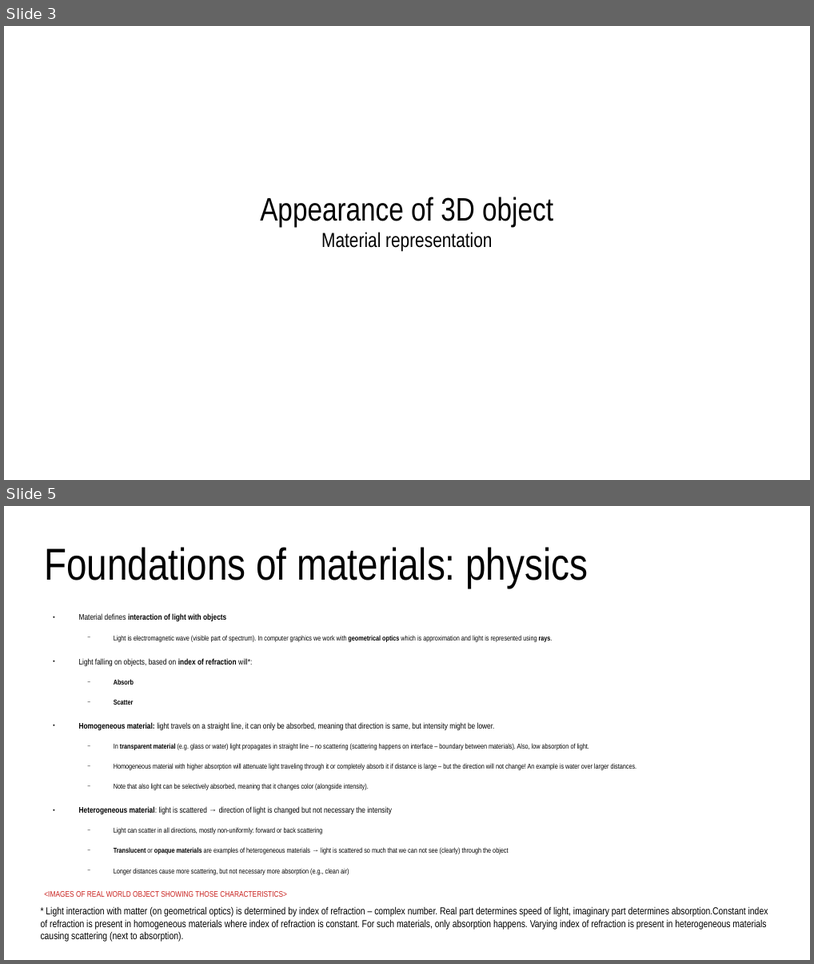
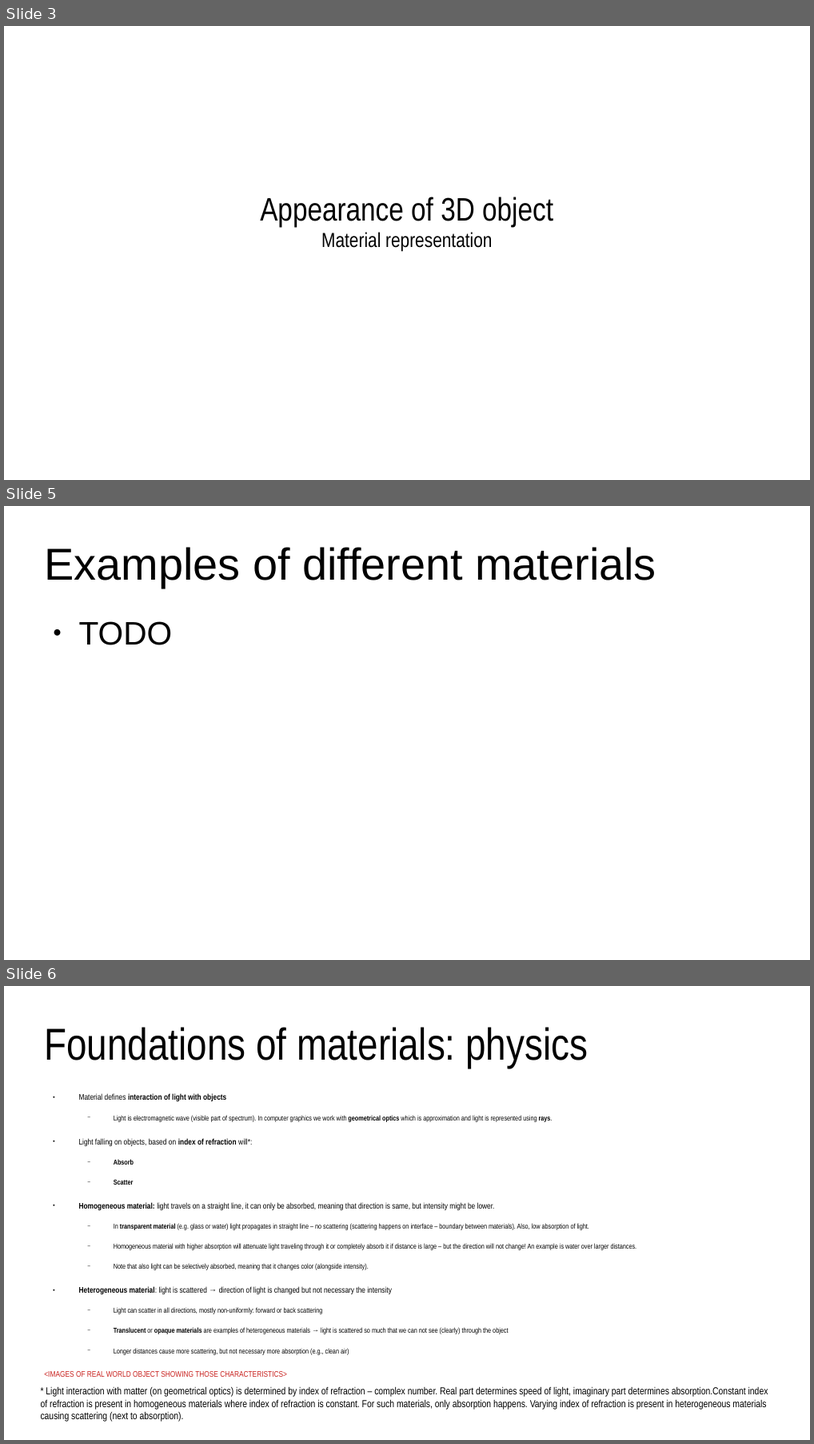
Before and after one commit to lorentzo/IntroductionToComputerGraphics, a slide deck: lectures/3_foundations_3d_scene/3_2_2_3D_models_material.odp. Shown one above the other, each under a label of ours: slides 3 and 5 before the commit, slides 3, 5 and 6 after it; the slides between them are not shown. The pictures are 814x964 and 814x1444 pixels, drawn with LibreOffice and Linux fonts; fonts in the diff are those of the drawing. Boxes give left, top, right and bottom in pixels: in the first picture for what was removed or moved away, otherwise in the second. Text is boxed around its words. In the diff, an @@ line names an element or a change of style, - is before the commit and + after.

```diff
--- a/lectures/3_foundations_3d_scene/3_2_2_3D_models_material.odp
+++ b/lectures/3_foundations_3d_scene/3_2_2_3D_models_material.odp
@@ slide 5 added at (4, 506, 810, 960), background #FFFFFF @@
@@ title added at (44, 547, 657, 588), 44 pt, text #000000 @@
+Examples of different materials
@@ text added at (79, 621, 173, 645), 32 pt, text #000000 @@
+● TODO
@@ what was slide 5 is now slide 6 @@
```
Also in this commit, not shown: 5 slides changed, 5 other slides added, 5 other files.
